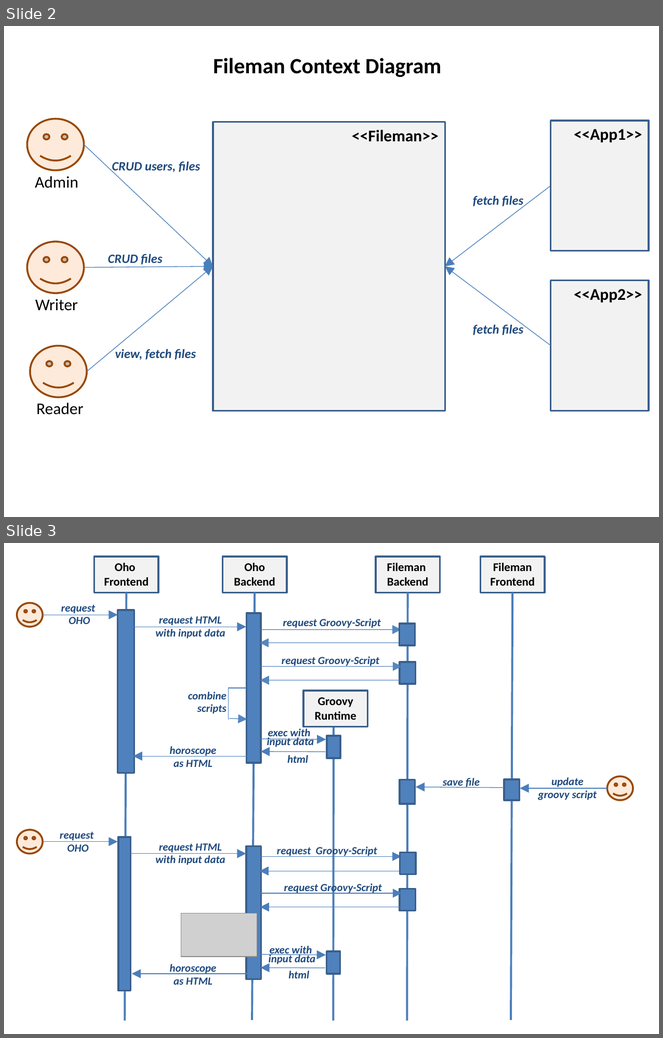
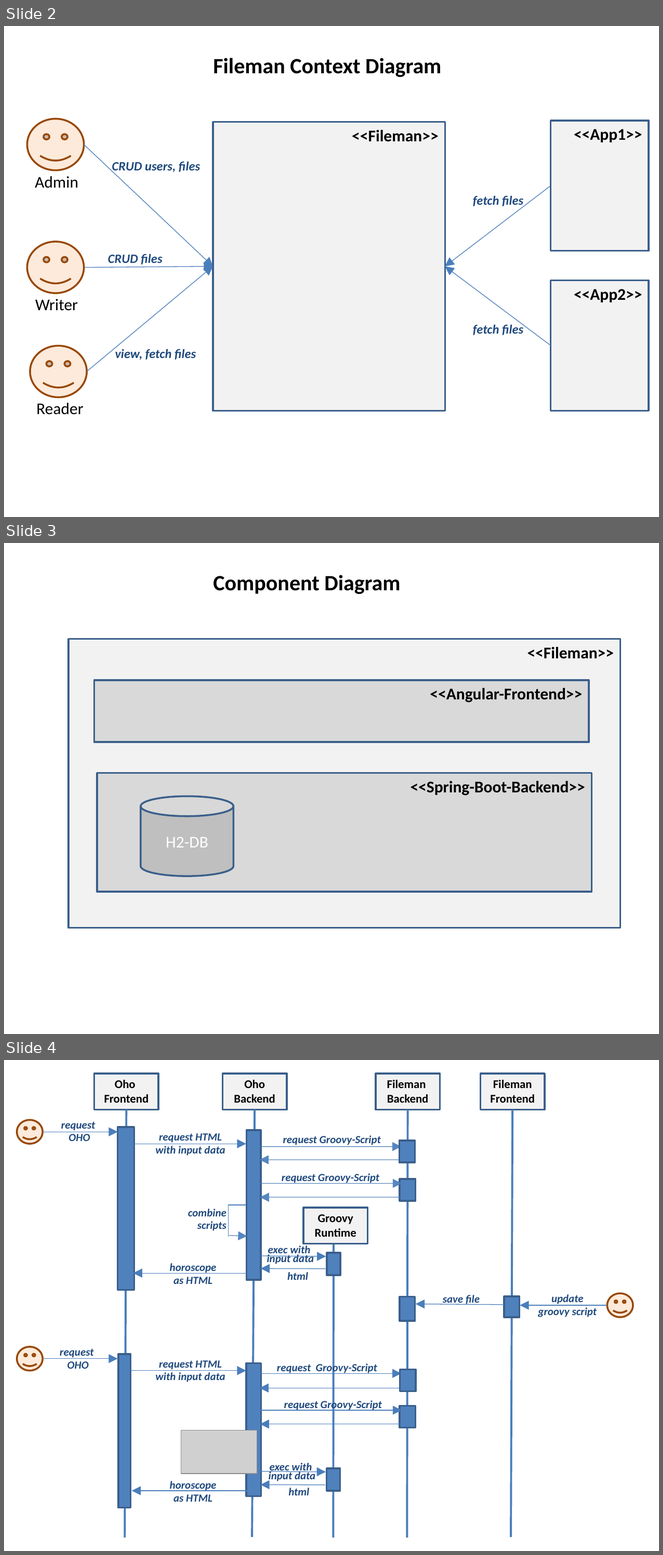
Before and after one commit to iks-github/fileman, a slide deck: documentation/FilemanDocu.pptx. Shown one above the other, each under a label of ours: slides 2 and 3 before the commit, slides 2, 3 and 4 after it. The pictures are 663x1038 and 663x1555 pixels, drawn with LibreOffice and Linux fonts; fonts in the diff are those of the drawing; grey boxes stand for pictures. Boxes give left, top, right and bottom in pixels: in the first picture for what was removed or moved away, otherwise in the second. Text is boxed around its words. In the diff, an @@ line names an element or a change of style, - is before the commit and + after.

```diff
--- a/documentation/FilemanDocu.pptx
+++ b/documentation/FilemanDocu.pptx
@@ slide 3 added at (4,543,659,1034), background #FFFFFF @@
@@ text added at (213,575,400,594), 24 pt, text #000000, bold @@
+Component Diagram
@@ rectangle added at (68,639,621,928), fill #F2F2F2, outline #3A5F8C 2 pt, 18 pt, text #000000, bold @@
+<<Fileman>>
@@ rectangle added at (94,681,589,742), fill #D9D9D9, outline #3A5F8C 2 pt, 18 pt, text #000000, bold @@
+<<Angular-Frontend>>
@@ rectangle added at (97,773,592,891), fill #D9D9D9, outline #3A5F8C 2 pt, 18 pt, text #000000, bold @@
+<<Spring-Boot-Backend>>
@@ cylinder added at (141,797,234,876), fill #BFBFBF, outline #3A5F8C 2 pt, 18 pt, text #FFFFFF @@
+H2-DB
@@ what was slide 3 is now slide 4 @@
```
Also in this commit, not shown: 1 other file.
